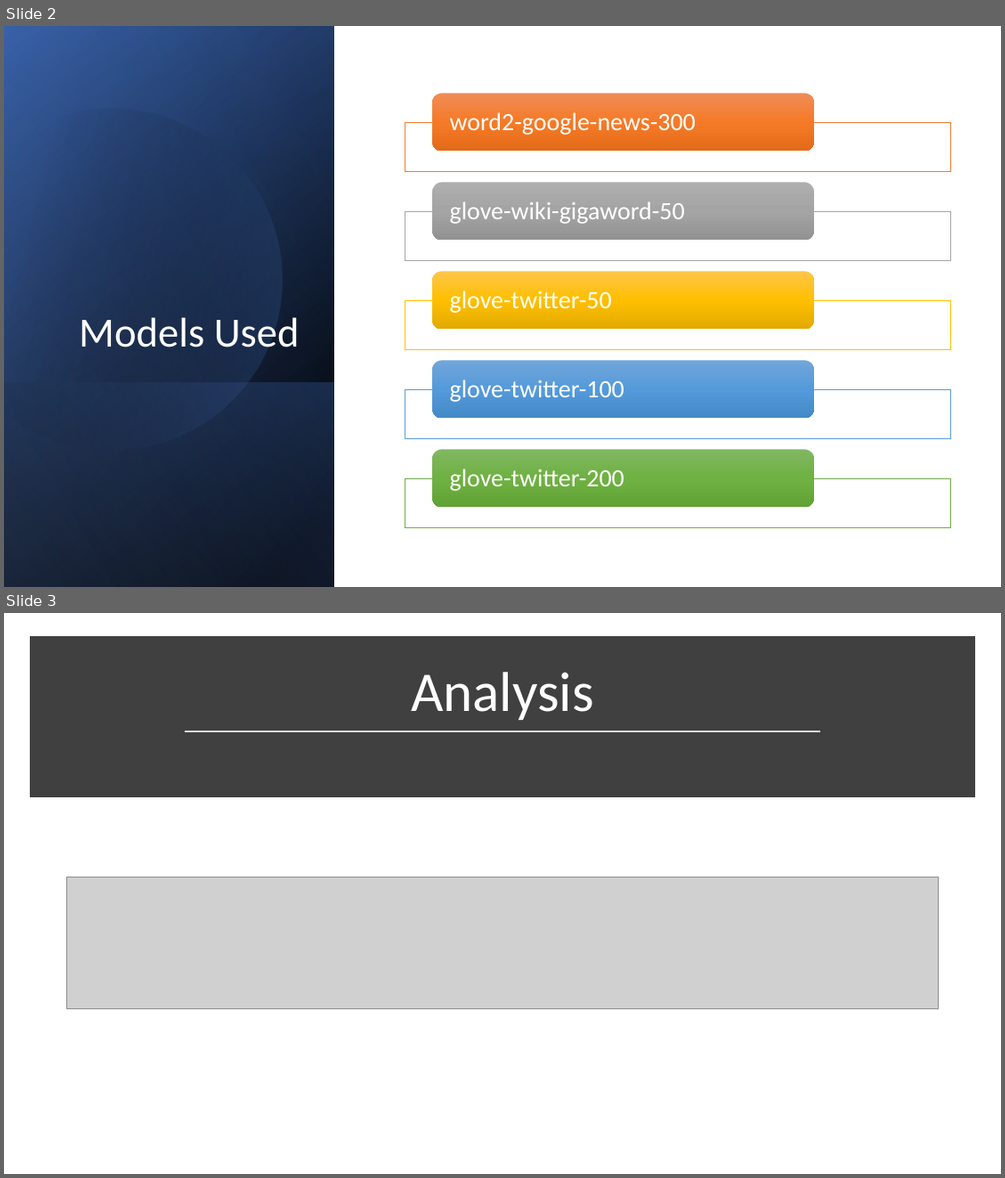
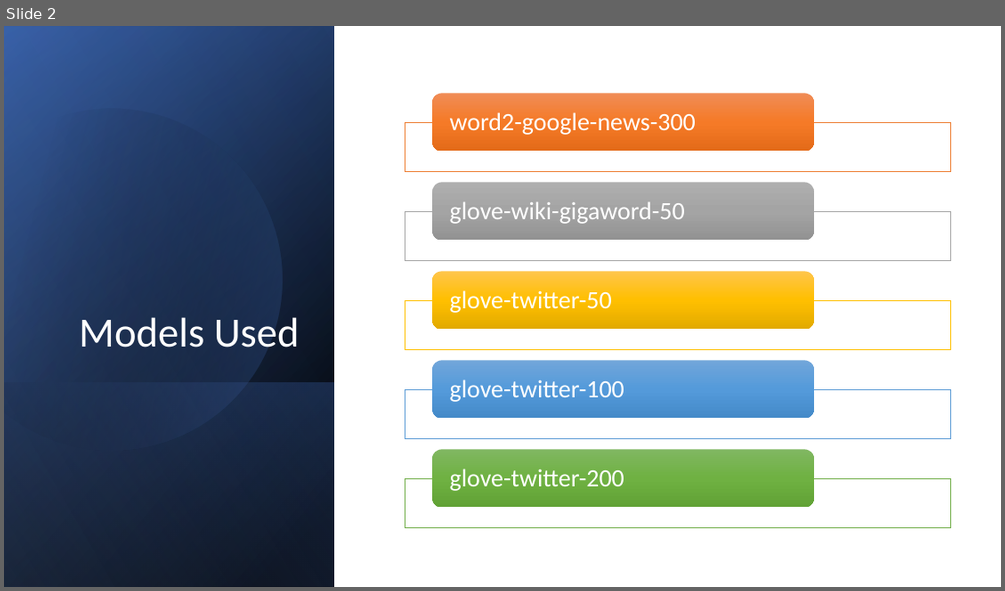
Before and after one commit to ghaithsabbagh/Comp472-MiniProject1-, a slide deck: Presentation.pptx. Shown one above the other, each under a label of ours: slides 2 and 3 before the commit, slide 2 after it. The pictures are 1005x1178 and 1005x591 pixels, drawn with LibreOffice and Linux fonts; fonts in the diff are those of the drawing; grey boxes stand for pictures. Boxes give left, top, right and bottom in pixels: in the first picture for what was removed or moved away, otherwise in the second. Text is boxed around its words. In the diff, an @@ line names an element or a change of style, - is before the commit and + after.

```diff
--- a/Presentation.pptx
+++ b/Presentation.pptx
@@ slide 3 removed at box(4, 613, 1001, 1174), background #FFFFFF @@
@@ rectangle removed at box(34, 641, 971, 793) @@
@@ title removed at box(411, 672, 594, 720) @@
-Analysis
@@ line removed from (185, 731) to (821, 731) @@
@@ picture removed at box(66, 877, 938, 1008) @@
```
Also in this commit, not shown: 1 slide changed, 5 slides added, 1 other slide removed.
